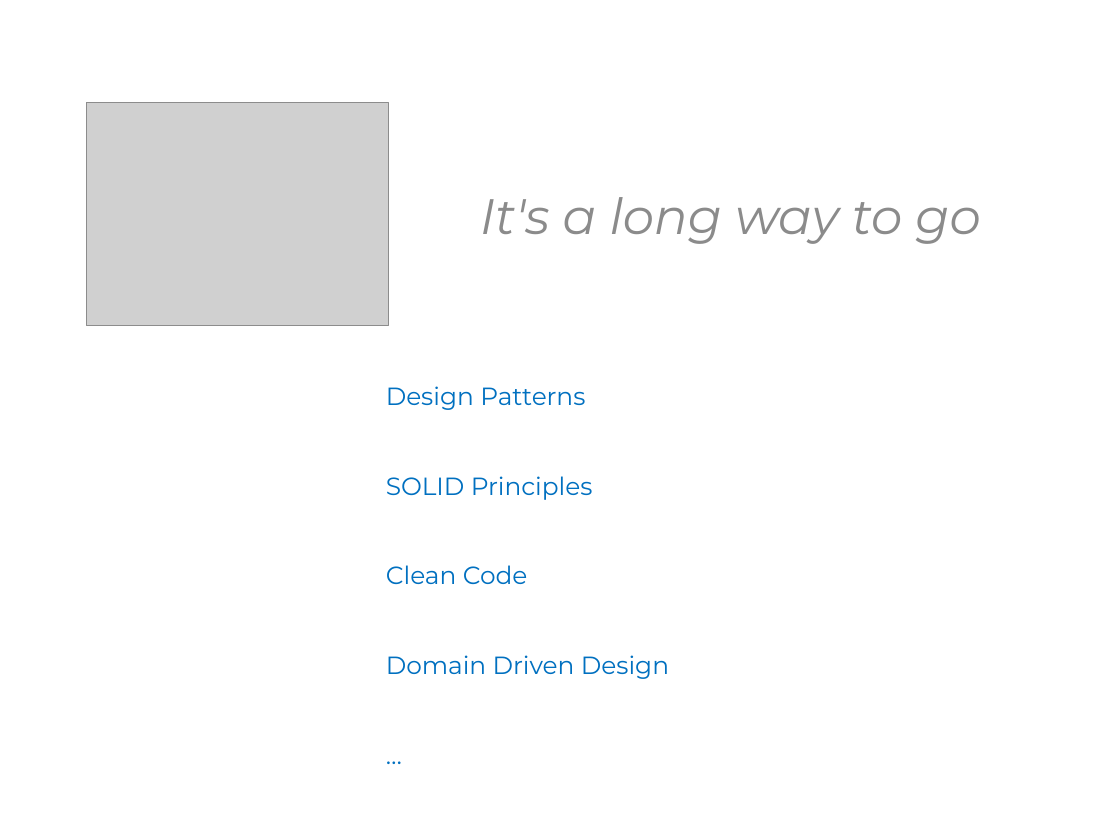
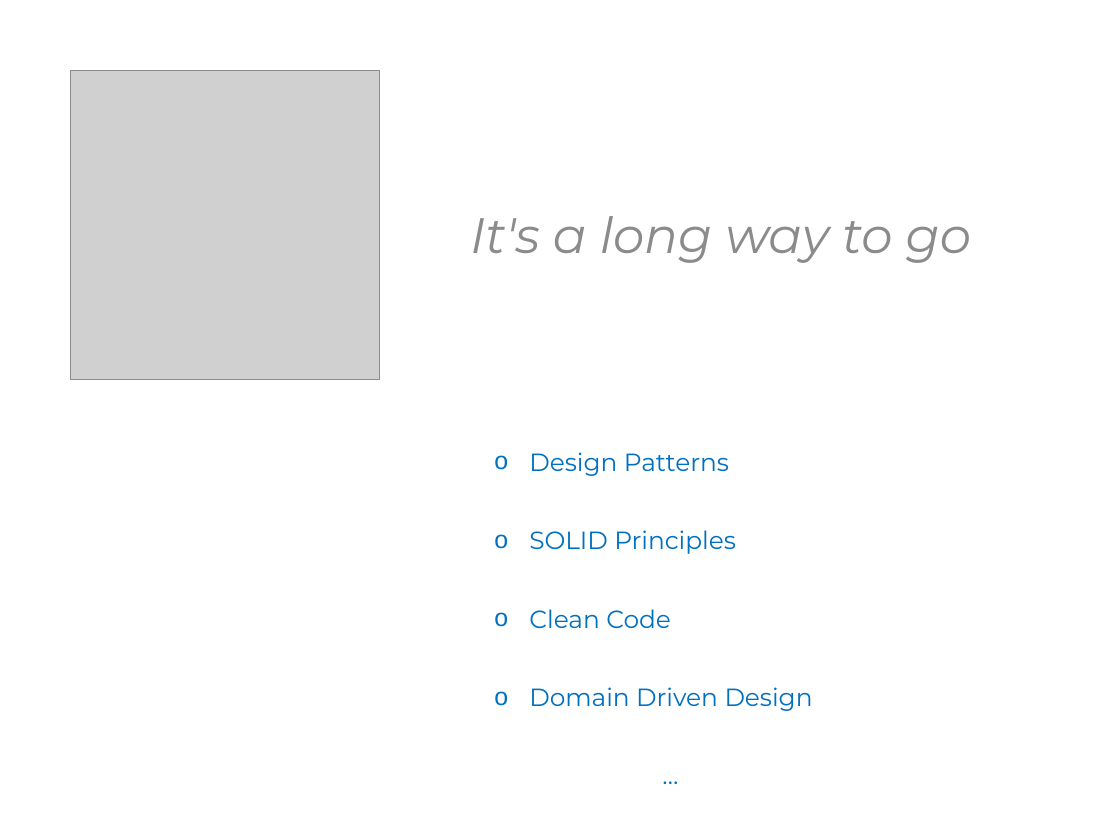
Before and after one commit to KhrisFernandez/tdd, a slide deck: slide 52 of initiation/resources/TDD - Initiation - EN.pptx (slide 47 before the commit). Drawn at 1120x840 pixels with LibreOffice and Linux fonts; fonts in the diff are those of the drawing; grey boxes stand for pictures. Boxes give left, top, right and bottom in pixels: in the first picture for what was removed or moved away, otherwise in the second. Text is boxed around its words. In the diff, an @@ line names an element or a change of style, - is before the commit and + after.

```diff
--- a/initiation/resources/TDD - Initiation - EN.pptx
+++ b/initiation/resources/TDD - Initiation - EN.pptx
@@ text "It's a long way to ...": place and size @@
-text "It's a long way to ..." at <box>480,197,980,244</box>
+text "It's a long way to ..." at <box>470,216,971,263</box>
@@ picture: place and size @@
-picture at <box>86,103,389,326</box>
+picture at <box>71,71,380,380</box>
@@ text "Design Patterns": place and size @@
-text "Design Patterns" at <box>386,386,669,679</box>
+text "Design Patterns" at <box>529,452,813,711</box>
@@ text "Design Patterns" at <box>529,452,813,711</box>: bullet none to o; more space between paragraphs; list level 1 to 4 in "…" @@
```
Also in this commit, not shown: 43 other slides changed, 14 slides added, 9 slides removed, 1 other file.
